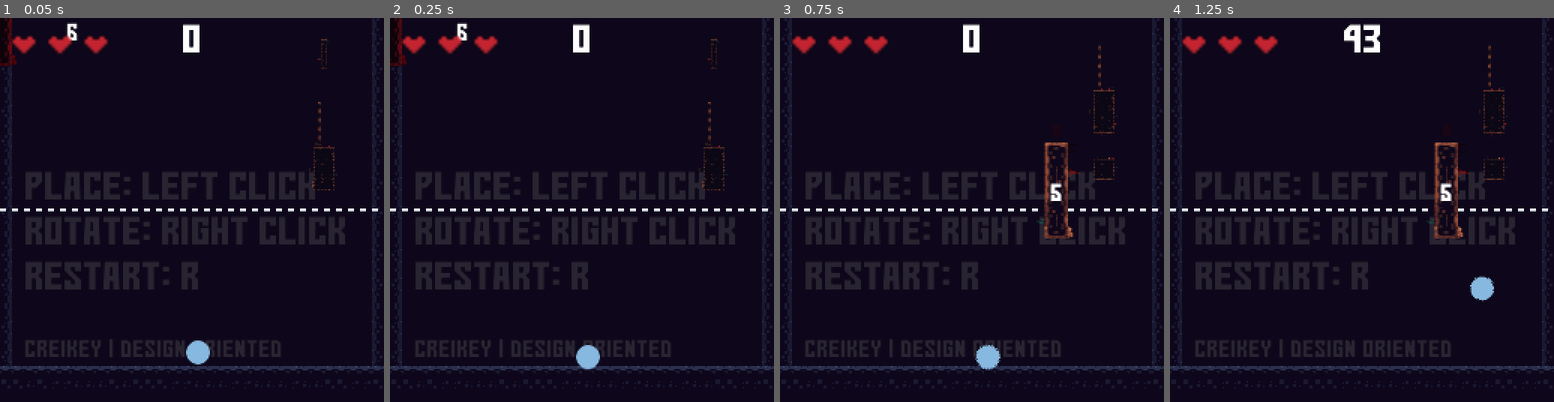
Above: before the commit, frames 1-4 (left to right).
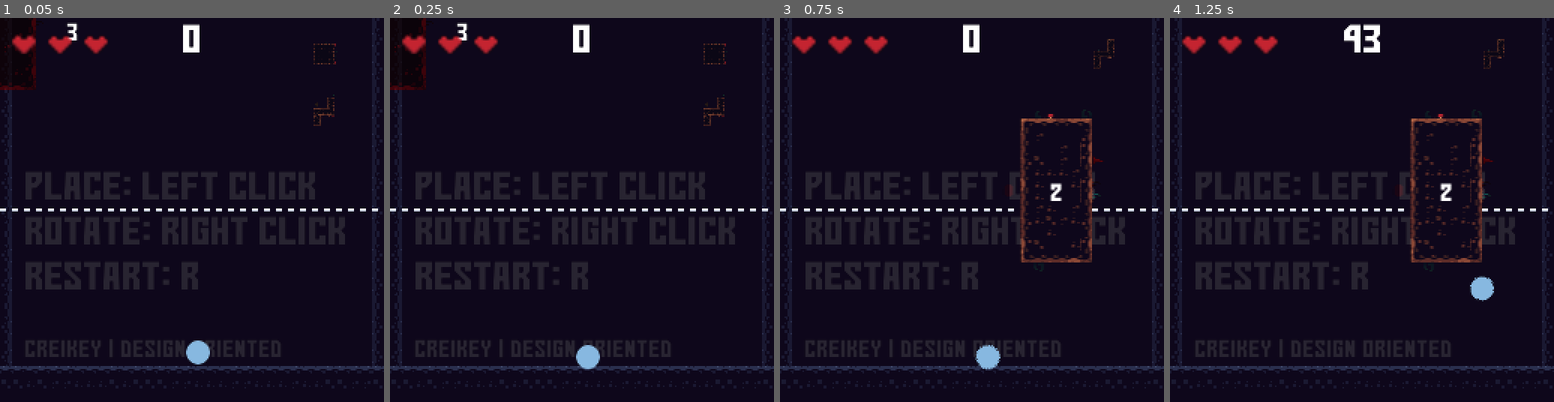
Above: after the commit, the same moments.

Repository: creikey/SkyLimit
Game: Godot game, scene res://Main.tscn
Two runs of this game, one before a commit and one after it. Both use one fixed random seed, a clock stepped at 60 frames per second and the inputs below.
Inputs (mouse positions are in pixels of both pictures, inside the frame that each line leads up to):
- Up to frame 1 (0.05 s): no input
- Up to frame 2 (0.25 s): no input
- Up to frame 3 (0.75 s): tap Enter at 0.5 s; move the mouse to (1056, 190) at 0.52 s; hold D (right) from 0.53 s (still down); click (1056, 190) at 0.6 s
- Up to frame 4 (1.25 s): keep holding D (right); tap W (jump) at 0.77 s

The runs differ from the first frame. In frame 1, 0.9% of the frame differs, in the area x 0-88%, y 0-45%; in frame 2, 0.9%; in frame 3, 3.3%, in the area x 59-88%, y 5-64%; in frame 4, 3.3%.

Commit message:
Version 3

Diff:
--- a/ChunkPlacer.gd
+++ b/ChunkPlacer.gd
@@ -24,9 +24,9 @@
 ]
 
 var upcoming_chunks: Array = [
-	preload("res://chunks/DirtLog.tscn"),
-	preload("res://chunks/DirtLog.tscn"),
-	preload("res://chunks/Ladder.tscn")
+#	preload("res://chunks/DirtLog.tscn"),
+#	preload("res://chunks/DirtLog.tscn"),
+#	preload("res://chunks/Ladder.tscn")
 ]
 
 func chunks_left() -> int: # ui
--- a/Player.gd
+++ b/Player.gd
@@ -5,15 +5,15 @@
 signal collected_pickup
 signal hurt
 
-const max_velocity: float = 500.0
+const max_velocity: float = 400.0
 const move_force_floor: float = 600.0 + 350.0
 const move_force_air: float = 150.0
 const held_down_gravity_multiply: float = 0.5
 const jump_impulse: float = 230.0
 const wall_jump_up_impulse: float = jump_impulse * 0.8
 const wall_jump_impulse: float = 100.0
+var lives: int = 3
 
-var lives: int = 3
 var jumping: bool = false
 
 onready var jump_casts = [
Binary file changed: icon.png
